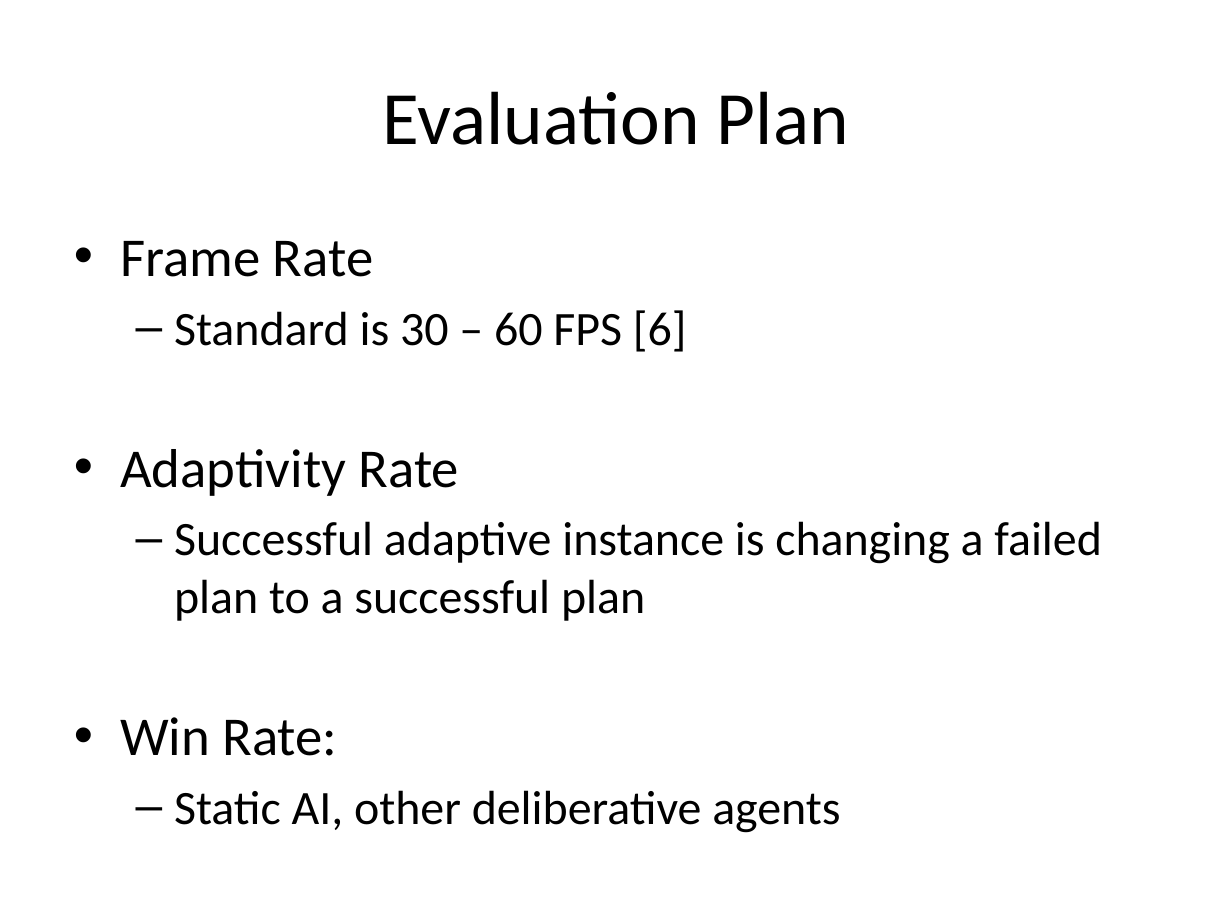
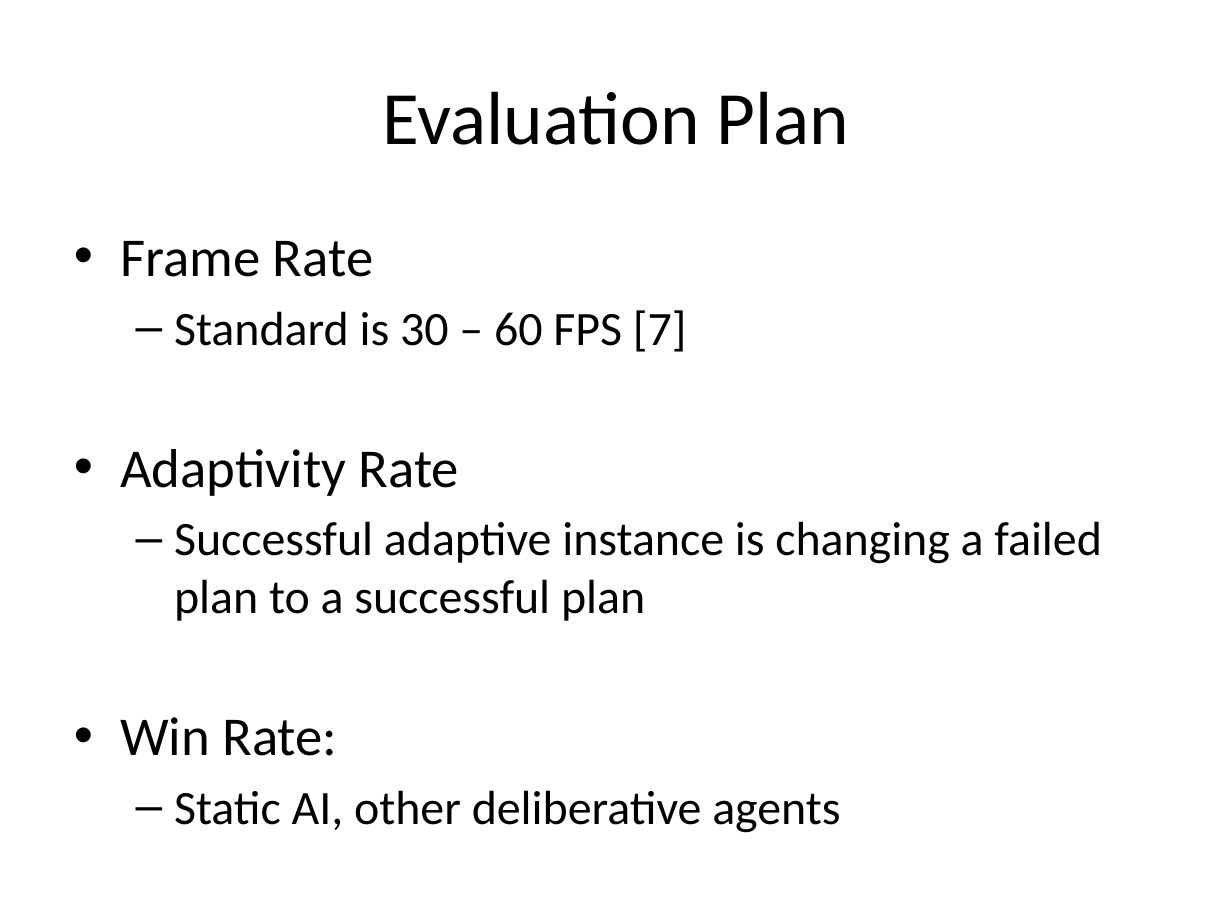
Before and after one commit to ogail/thesis, a slide deck: slide 8 of presentations/Adaptive Real-Time Strategic Agent for StarCraft.pptx. Drawn at 1232x924 pixels with LibreOffice and Linux fonts; fonts in the diff are those of the drawing. Boxes give left, top, right and bottom in pixels: in the first picture for what was removed or moved away, otherwise in the second. Text is boxed around its words. In the diff, an @@ line names an element or a change of style, - is before the commit and + after.

```diff
--- a/presentations/Adaptive Real-Time Strategic Agent for StarCraft.pptx
+++ b/presentations/Adaptive Real-Time Strategic Agent for StarCraft.pptx
@@ text at <box>174,310,687,352</box>: text changed @@
-  – Standard is 30 – 60 FPS [6]
+  – Standard is 30 – 60 FPS [7]
```
Also in this commit, not shown: 2 other slides changed.
